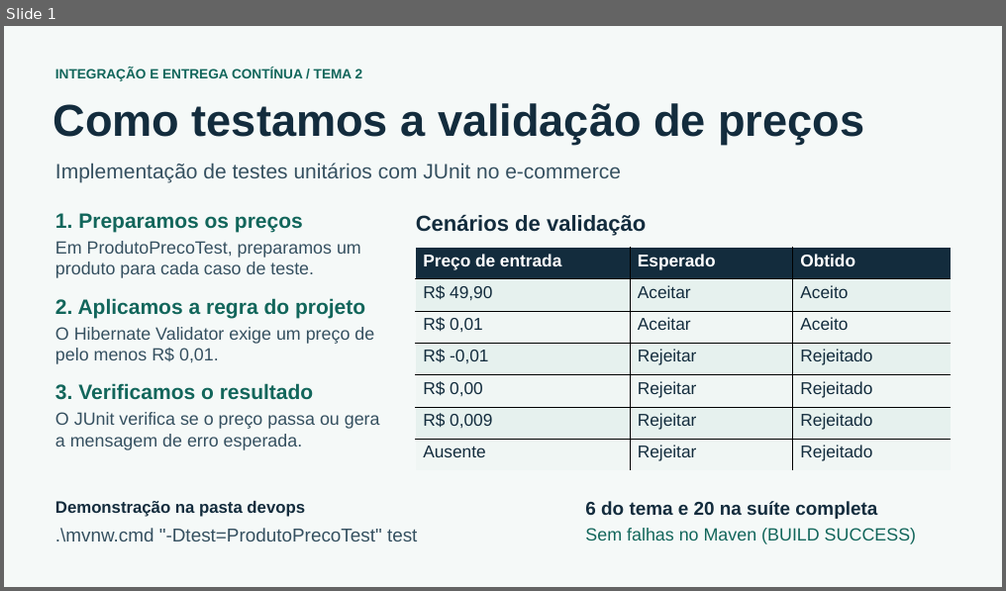
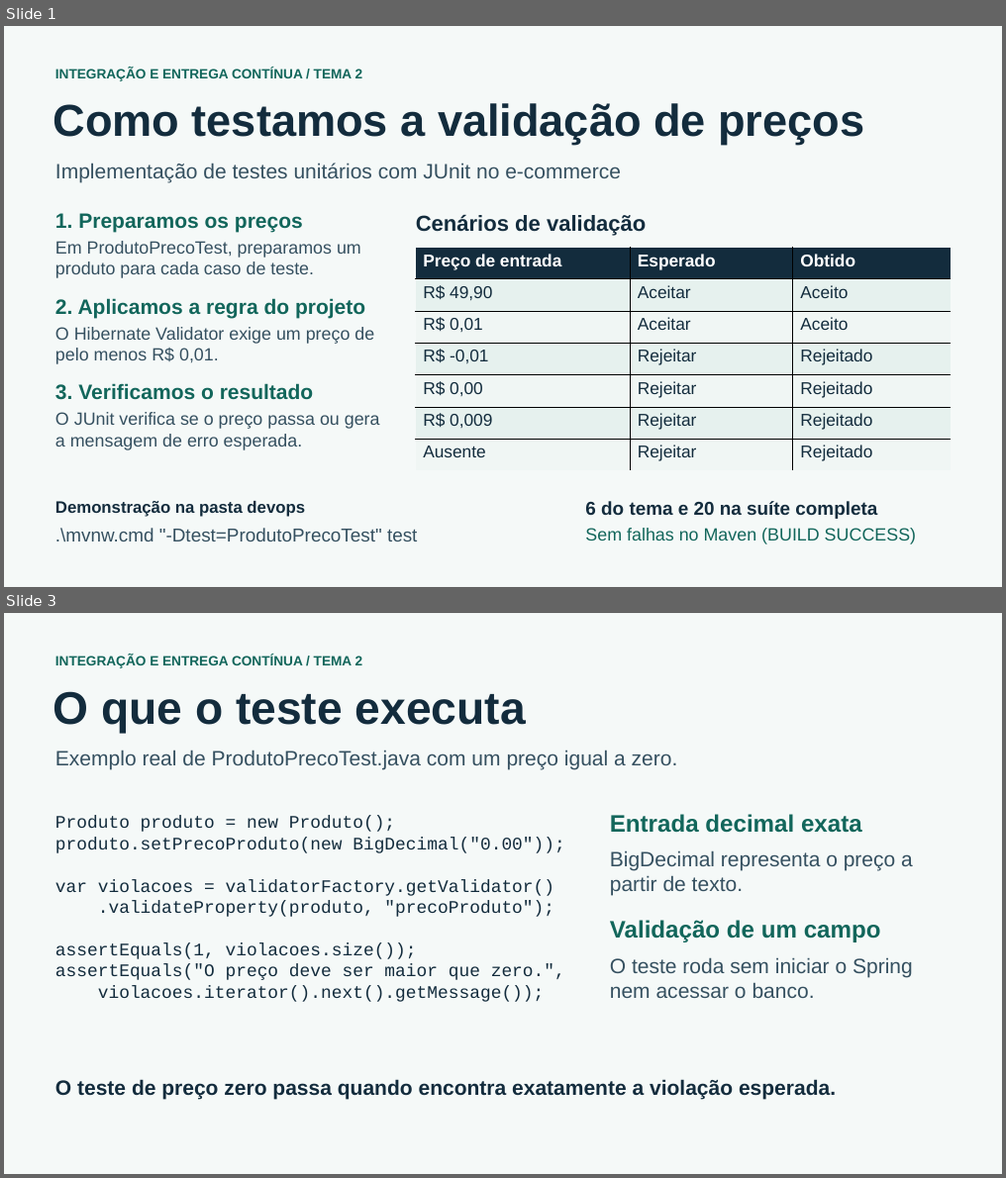
Before and after one commit to Adryan-Francisco/DevOps, a slide deck: output/slides/Tema-2-Validacao-de-Precos.pptx. Shown one above the other, each under a label of ours: slide 1 before the commit, slides 1 and 3 after it; the slides between them are not shown. The pictures are 1006x591 and 1006x1178 pixels, drawn with LibreOffice and Linux fonts; fonts in the diff are those of the drawing. Boxes give left, top, right and bottom in pixels: in the first picture for what was removed or moved away, otherwise in the second. Text is boxed around its words. In the diff, an @@ line names an element or a change of style, - is before the commit and + after.

Commit message:
docs: amplia apresentacao do tema 2

```diff
--- a/output/slides/Tema-2-Validacao-de-Precos.pptx
+++ b/output/slides/Tema-2-Validacao-de-Precos.pptx
@@ slide 3 added at (4,613,1002,1174), background #F5F9F8 @@
@@ text added at (55,655,363,668), 13 pt, text #12665B, bold @@
+INTEGRAÇÃO E ENTREGA CONTÍNUA / TEMA 2
@@ text added at (54,691,526,734), 44 pt, text #132C3D, bold @@
+O que o teste executa
@@ text added at (55,750,678,769), 20 pt, text #355060 @@
+Exemplo real de ProdutoPrecoTest.java com um preço igual a zero.
@@ text added at (55,816,565,1002), 17 pt, text #132C3D @@
+Produto produto = new Produto();
+produto.setPrecoProduto(new BigDecimal("0.00"));
+var violacoes = validatorFactory.getValidator()
+.validateProperty(produto, "precoProduto");
+assertEquals(1, violacoes.size());
+assertEquals("O preço deve ser maior que zero.",
+violacoes.iterator().next().getMessage());
@@ text added at (610,814,862,833), 23 pt, text #12665B, bold @@
+Entrada decimal exata
@@ text added at (610,851,913,896), 20 pt, text #355060 @@
+BigDecimal representa o preço a partir de texto.
@@ text added at (610,920,881,943), 23 pt, text #12665B, bold @@
+Validação de um campo
@@ text added at (610,958,913,998), 20 pt, text #355060 @@
+O teste roda sem iniciar o Spring nem acessar o banco.
@@ text added at (55,1079,836,1100), 20 pt, text #132C3D, bold @@
+O teste de preço zero passa quando encontra exatamente a violação esperada.
```
Also in this commit, not shown: 2 other slides added.
